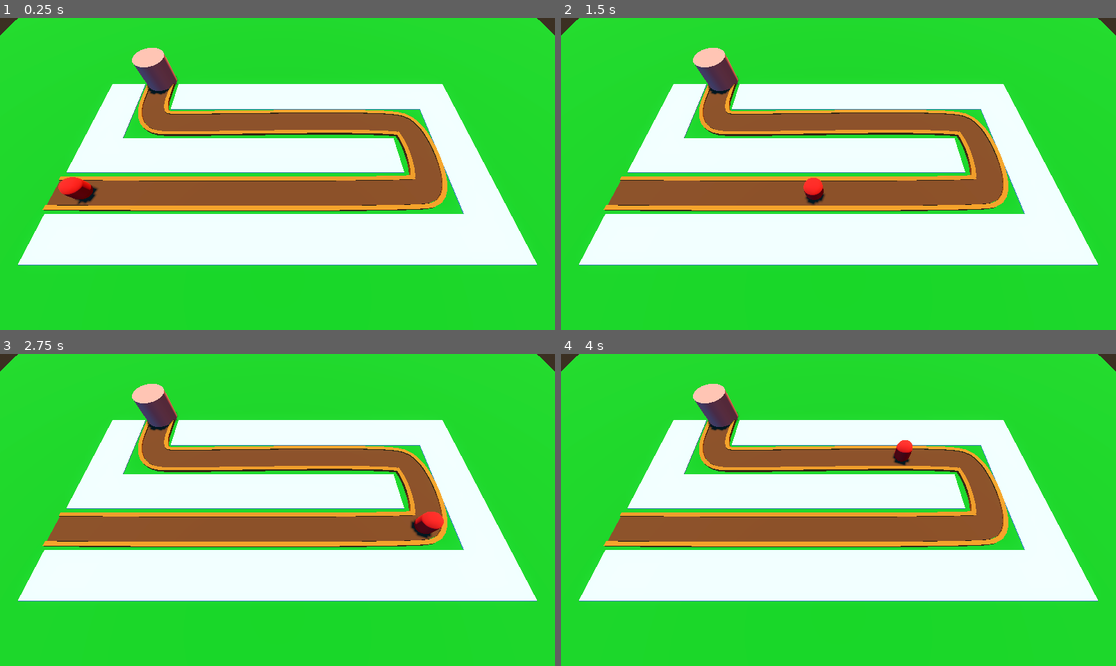
Above: before the commit, frames 1-4 (two rows, left to right).
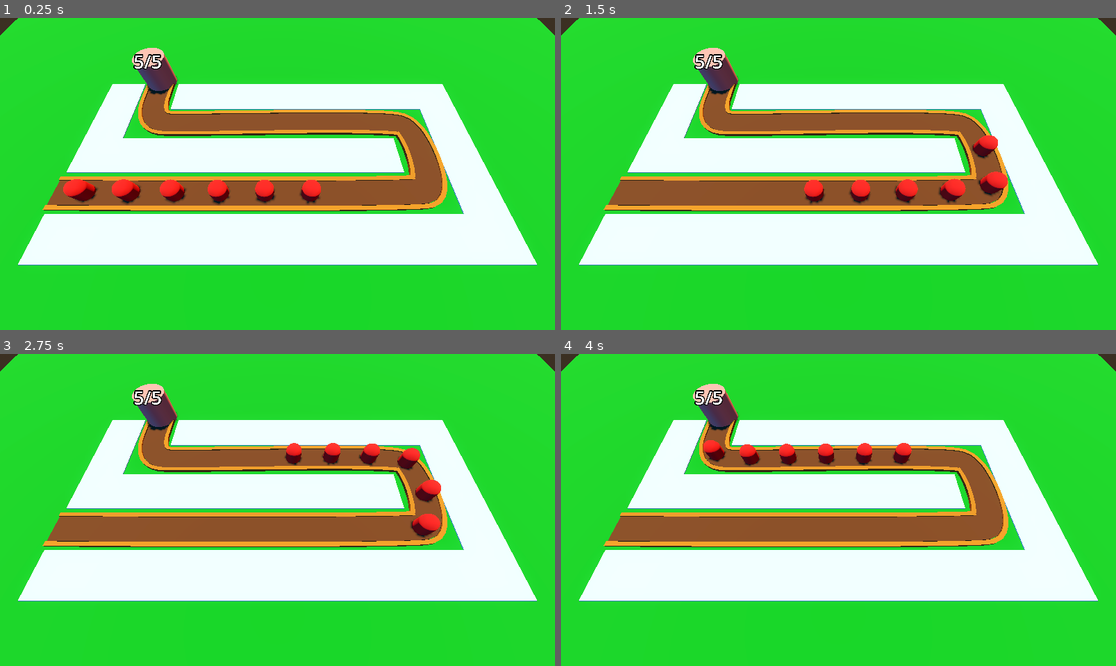
Above: after the commit, the same moments.

Repository: SirBarbecuedWaffle/barbarianBlaster
Game: Godot game, scene res://world/node_3d.tscn
Same seed, same stepped clock (60 frames per second), same inputs: the game is played once before the commit and once after it.
Inputs:
- Up to frame 1 (0.25 s): no input
- Up to frame 2 (1.5 s): no input
- Up to frame 3 (2.75 s): no input
- Up to frame 4 (4 s): no input

The runs differ from the first frame. In frame 1, 1.6% of the frame differs, in the area x 10-73%, y 11-61%; in frame 2, 1.5%; in frame 3, 1.3%; in frame 4, 1.2%.

Commit message:
health depletion reset works

Diff:
--- a/barbarian-blaster/base/base.gd
+++ b/barbarian-blaster/base/base.gd
@@ -1,4 +1,18 @@
 extends Node3D
 class_name Base
+@onready var label_3d: Label3D = $Label3D
+@export var maxHealth:=5
+var health:=0
+func _ready() -> void:
+	health=maxHealth
+	label_3d.text=str(health)+"/"+str(maxHealth)
+
 func take_damage()->void:
 	print("damage taken by base")
+	set_health(health-1)
+
+func set_health(new_health : int)->void:
+	health=new_health
+	label_3d.text=str(health)+"/"+str(maxHealth)
+	if health<0:
+		get_tree().reload_current_scene()
--- a/barbarian-blaster/base/base.tscn
+++ b/barbarian-blaster/base/base.tscn
@@ -14,3 +14,12 @@
 height = 4.0
 sides = 32
 material = SubResource("StandardMaterial3D_o0ruf")
+
+[node name="Label3D" type="Label3D" parent="."]
+transform = Transform3D(1, 0, 0, 0, 1, 0, 0, 0, 1, 0, 3.8177538, 0)
+billboard = 1
+no_depth_test = true
+render_priority = 1
+text = "5"
+font_size = 500
+outline_size = 100
--- a/barbarian-blaster/world/node_3d.tscn
+++ b/barbarian-blaster/world/node_3d.tscn
@@ -62,11 +62,10 @@
 }
 
 [node name="Path3D" type="Path3D" parent="."]
-transform = Transform3D(1, 0, 0, 0, 1, 0, 0, 0, 1, 0, 0.5, 0)
 curve = SubResource("Curve3D_dn5bg")
 
 [node name="road" type="CSGPolygon3D" parent="Path3D"]
-transform = Transform3D(1, 0, 0, 0, 1, 0, 0, 0, 1, 0, 0, -0.06666994)
+transform = Transform3D(1, 0, 0, 0, 1, 0, 0, 0, 1, 0, 1, -0.067)
 polygon = PackedVector2Array(-1.5, 0, -1.5, 0.2, 1.5, 0.2, 1.5, 0)
 mode = 2
 path_node = NodePath("..")
@@ -82,6 +81,7 @@
 material = SubResource("StandardMaterial3D_dn5bg")
 
 [node name="leftEdge" type="CSGPolygon3D" parent="Path3D"]
+transform = Transform3D(1, 0, 0, 0, 1, 0, 0, 0, 1, 0, 1, 0)
 polygon = PackedVector2Array(-2, 0, -2, 0.35, -1.5, 0.35, -1.5, 0)
 mode = 2
 path_node = NodePath("..")
@@ -97,6 +97,7 @@
 material = SubResource("StandardMaterial3D_75uhf")
 
 [node name="rightEdge" type="CSGPolygon3D" parent="Path3D"]
+transform = Transform3D(1, 0, 0, 0, 1, 0, 0, 0, 1, 0, 1, 0)
 polygon = PackedVector2Array(2, 0, 2, 0.35, 1.5, 0.35, 1.5, 0)
 mode = 2
 path_node = NodePath("..")
@@ -112,7 +113,37 @@
 material = SubResource("StandardMaterial3D_sp4yb")
 
 [node name="enemy" parent="Path3D" instance=ExtResource("2_7mgw1")]
-transform = Transform3D(-0.0067450893, 0, -0.99995923, 0, 0.99999994, 0, 0.99995905, 0, -0.0067450902, -25.12822, 0, 2.606726)
+transform = Transform3D(-0.0067450837, 0, -0.99995846, 0, 0.99999994, 0, 0.9999583, 0, -0.006745085, -25.12822, 0, 2.606726)
+loop = false
+speed = 15.0
+
+[node name="enemy2" parent="Path3D" instance=ExtResource("2_7mgw1")]
+transform = Transform3D(-0.0050265077, 0, -0.9999689, 0, 0.99999994, 0, 0.9999687, 0, -0.0050265086, -20.128448, 0, 2.6352053)
+progress = 5.0
+loop = false
+speed = 15.0
+
+[node name="enemy3" parent="Path3D" instance=ExtResource("2_7mgw1")]
+transform = Transform3D(-0.003828369, 0, -0.99997413, 0, 0.99999994, 0, 0.99997395, 0, -0.0038283698, -15.128391, 0, 2.657362)
+progress = 10.0
+loop = false
+speed = 15.0
+
+[node name="enemy4" parent="Path3D" instance=ExtResource("2_7mgw1")]
+transform = Transform3D(-0.002489442, 0, -0.9999783, 0, 0.99999994, 0, 0.9999781, 0, -0.0024894425, -10.128397, 0, 2.6732516)
+progress = 15.0
+loop = false
+speed = 15.0
+
+[node name="enemy5" parent="Path3D" instance=ExtResource("2_7mgw1")]
+transform = Transform3D(-0.0008266249, 0, -0.99998057, 0, 0.99999994, 0, 0.9999804, 0, -0.00082662504, -5.128391, 0, 2.6817226)
+progress = 20.0
+loop = false
+speed = 15.0
+
+[node name="enemy6" parent="Path3D" instance=ExtResource("2_7mgw1")]
+transform = Transform3D(0.0014415265, 0, -0.9999803, 0, 0.99999994, 0, 0.9999801, 0, 0.0014415267, -0.12838385, 0, 2.6805258)
+progress = 25.0
 loop = false
 speed = 15.0
 
